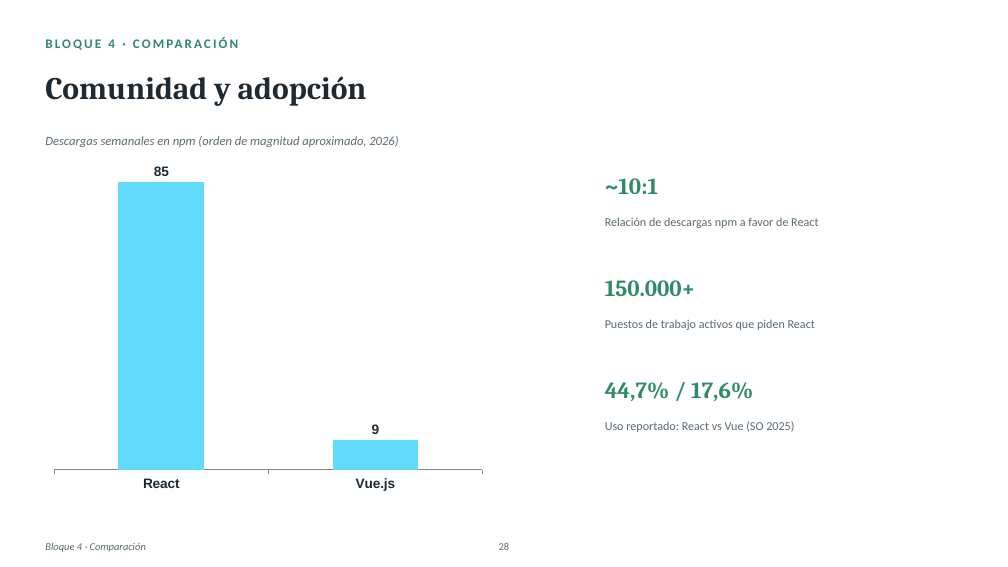
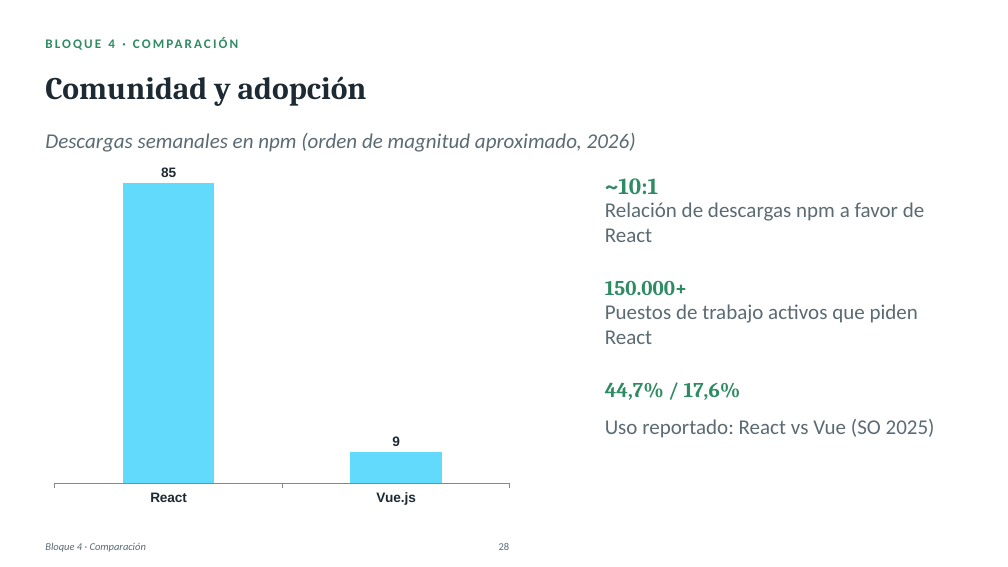
Before and after one commit to Agro-Ros-DSS-UTN/PoC, a slide deck: slide 29 of Vue_vs_React_PoC (2).pptx. Drawn at 1008x567 pixels with LibreOffice and Linux fonts; fonts in the diff are those of the drawing. Boxes give left, top, right and bottom in pixels: in the first picture for what was removed or moved away, otherwise in the second. Text is boxed around its words. In the diff, an @@ line names an element or a change of style, - is before the commit and + after.

```diff
--- a/Vue_vs_React_PoC (2).pptx
+++ b/Vue_vs_React_PoC (2).pptx
@@ text "Descargas semanales en npm (orden ..." at [45,133,636,152]: size 12 to 20 pt @@
@@ column chart at [45,159,520,513] @@
@@ colours of single points changed @@
@@ column chart: place and size @@
-column chart at [45,159,492,499]
+column chart at [45,159,520,513]
@@ text "150.000+" at [605,280,688,295]: size 22 to 20 pt @@
@@ text "44,7% / 17,6%" at [605,382,741,400]: size 22 to 20 pt @@
@@ size 11.5 to 20 pt in 3 elements at [605,202,924,242], [605,304,918,344], [605,419,935,438] @@
```
Also in this commit, not shown: 34 other slides changed.
